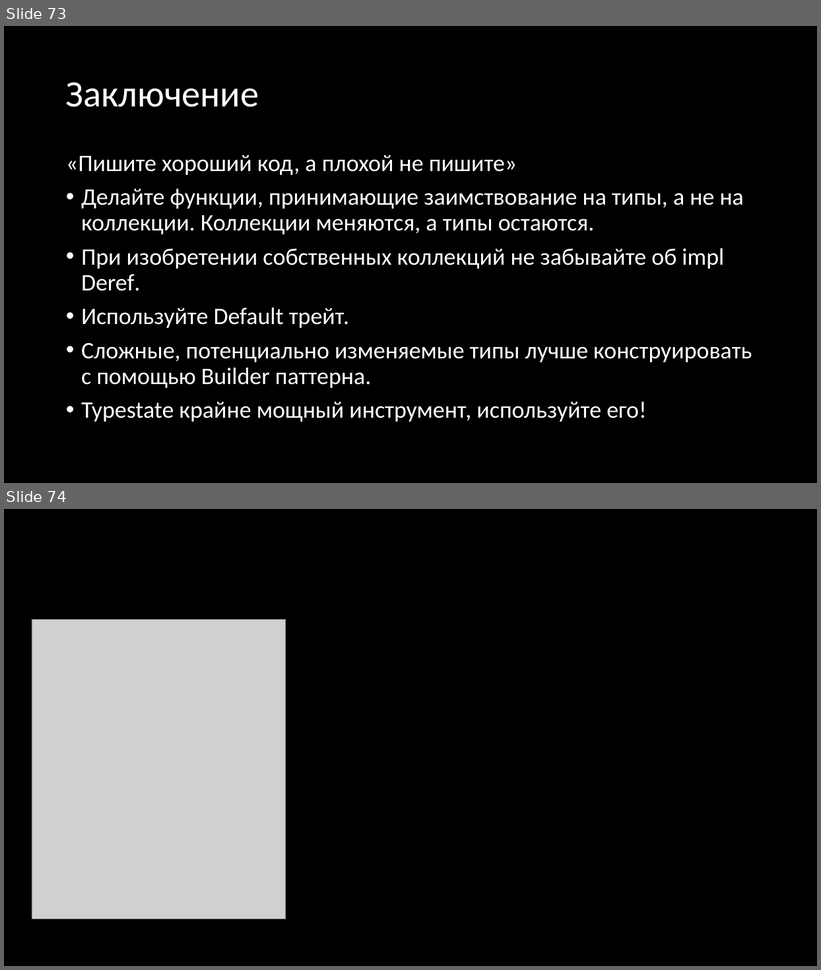
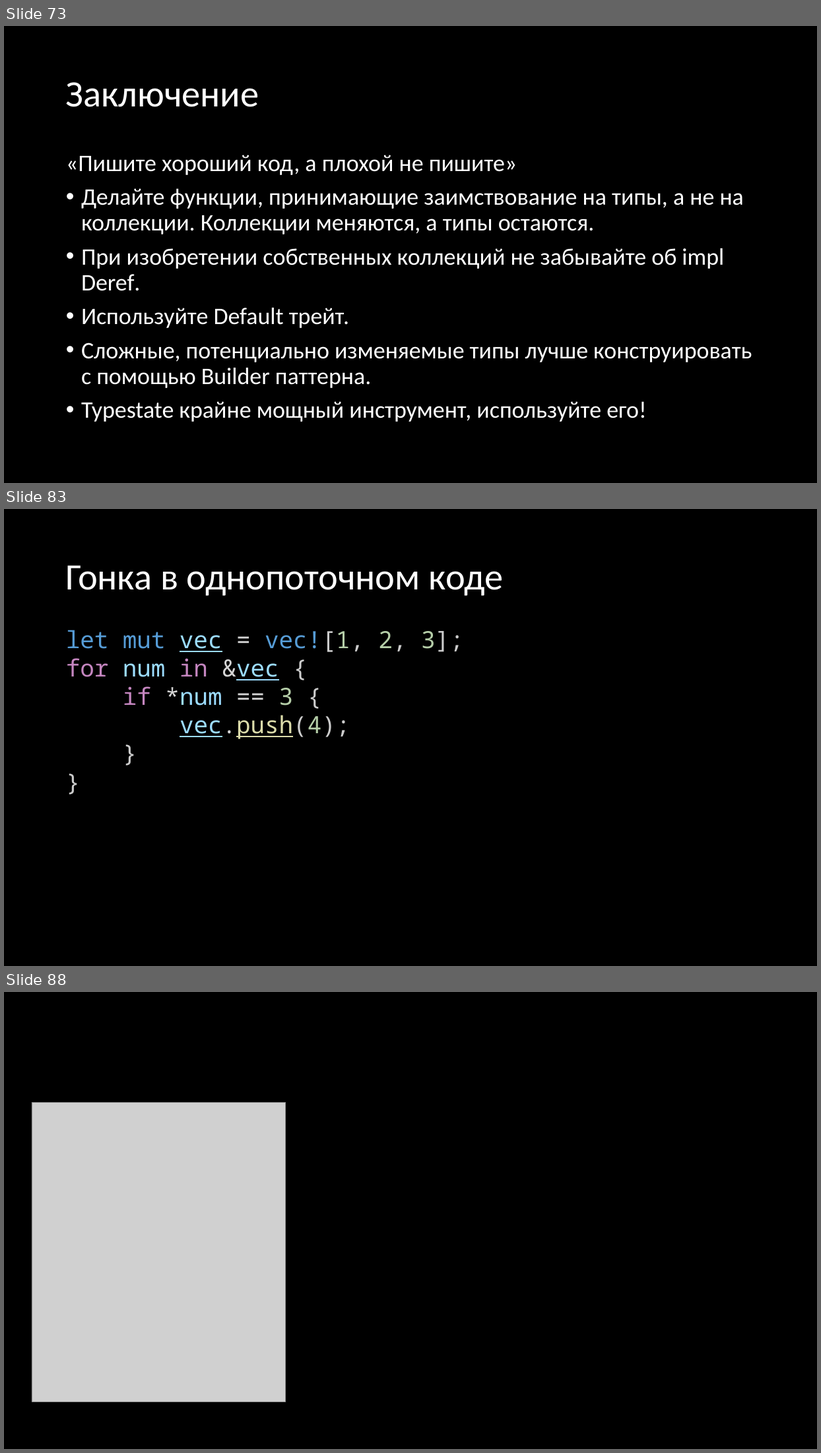
Before and after one commit to Gordon01/learn-rust, a slide deck: keynotes/Rust 2024.pptx. Shown one above the other, each under a label of ours: slides 73 and 74 before the commit, slides 73, 83 and 88 after it; the slides between them are not shown. The pictures are 821x970 and 821x1453 pixels, drawn with LibreOffice and Linux fonts; fonts in the diff are those of the drawing; grey boxes stand for pictures. Boxes give left, top, right and bottom in pixels: in the first picture for what was removed or moved away, otherwise in the second. Text is boxed around its words. In the diff, an @@ line names an element or a change of style, - is before the commit and + after.

```diff
--- a/keynotes/Rust 2024.pptx
+++ b/keynotes/Rust 2024.pptx
@@ slide 83 added at (4,509,817,966), background #000000 @@
@@ title added at (66,565,504,596), 44 pt, text #FFFFFF @@
+Гонка в однопоточном коде
@@ text added at (66,630,464,739), 28 pt, text #9CDCFE @@
+let mut vec = vec![1, 2, 3];
+for num in &vec {
+if *num == 3 {
+vec.push(4);
+}
+}
@@ what was slide 74 is now slide 88 @@
```
Also in this commit, not shown: 13 other slides added, 5 other files.
